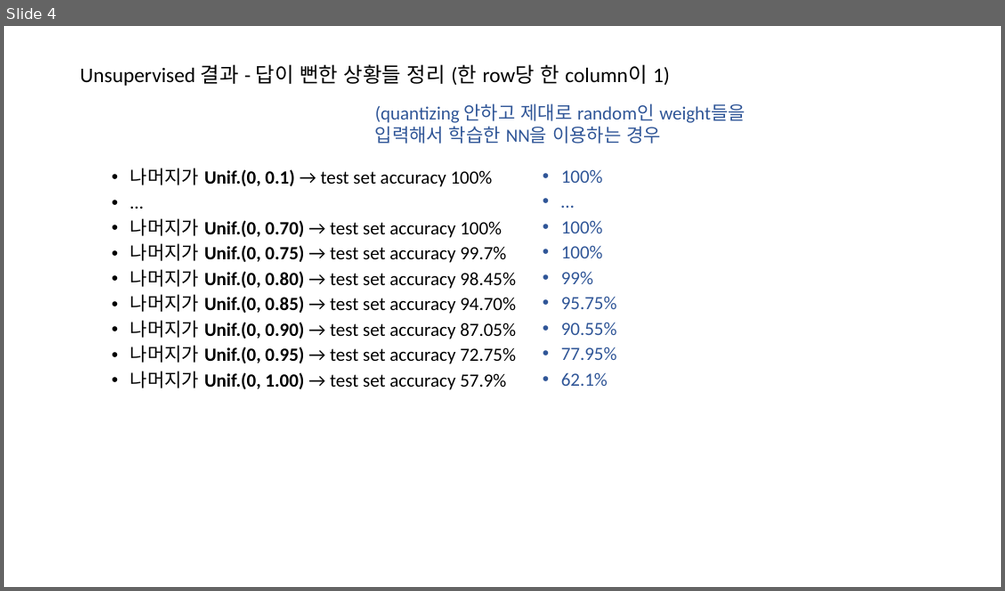
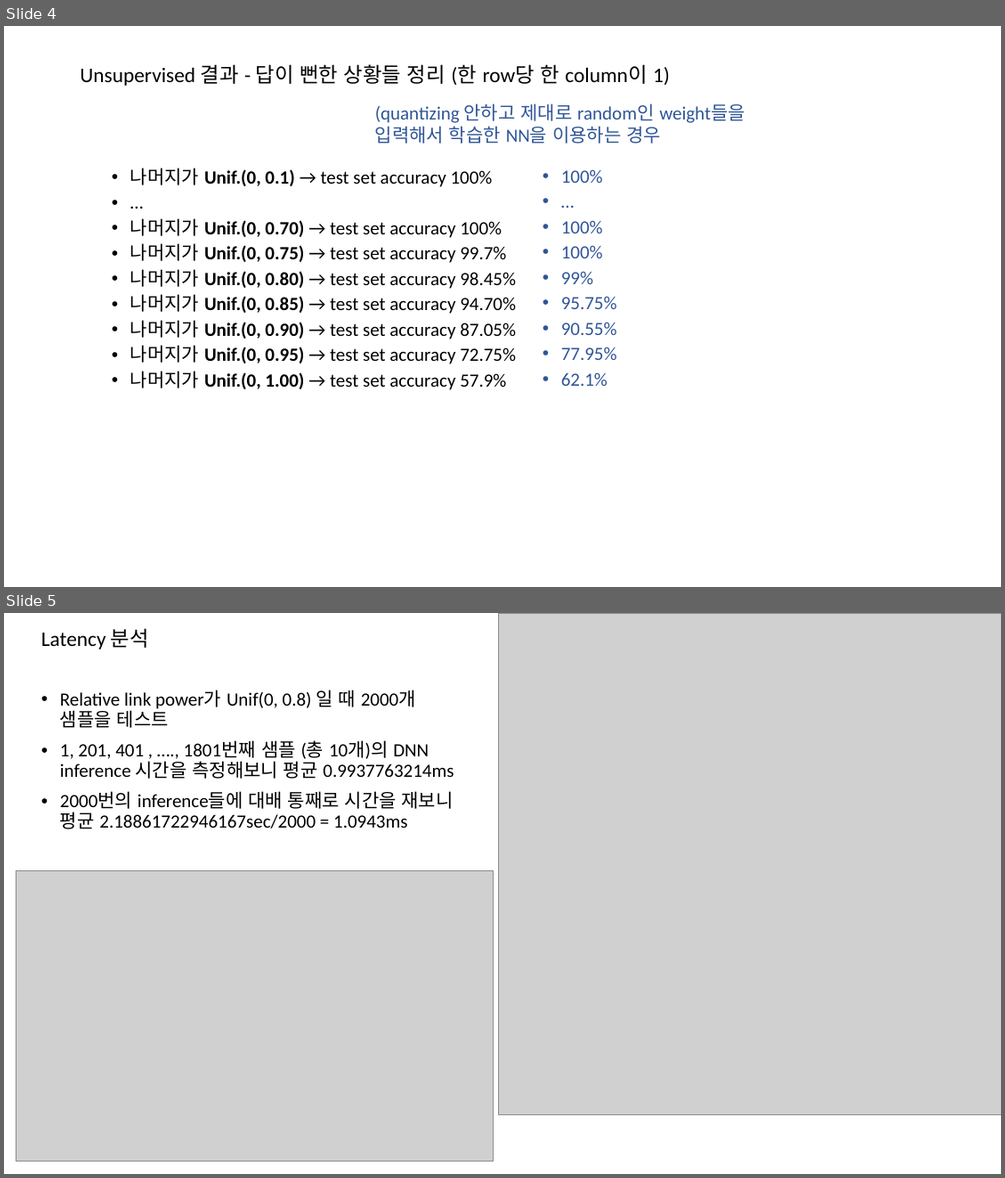
Before and after one commit to ihatesummer/bipartite_maxsum, a slide deck: memo.pptx. Shown one above the other, each under a label of ours: slide 4 before the commit, slides 4 and 5 after it. The pictures are 1005x591 and 1005x1178 pixels, drawn with LibreOffice and Linux fonts; fonts in the diff are those of the drawing; grey boxes stand for pictures. Boxes give left, top, right and bottom in pixels: in the first picture for what was removed or moved away, otherwise in the second. Text is boxed around its words. In the diff, an @@ line names an element or a change of style, - is before the commit and + after.

```diff
--- a/memo.pptx
+++ b/memo.pptx
@@ slide 5 added at bbox=[4, 613, 1001, 1174], background #FFFFFF @@
@@ title added at bbox=[41, 628, 149, 649], 20 pt, text #000000 @@
+Latency 분석
@@ picture added at bbox=[498, 614, 1001, 1115] @@
@@ text added at bbox=[60, 690, 453, 829], 18 pt, text #000000 @@
+• Relative link power가 Unif(0, 0.8) 일 때 2000개 샘플을 테스트
+• 1, 201, 401 , …., 1801번째 샘플 (총 10개)의 DNN inference 시간을 측정해보니 평균 0.9937763214ms
+• 2000번의 inference들에 대배 통째로 시간을 재보니 평균 2.18861722946167sec/2000 = 1.0943ms
@@ picture added at bbox=[16, 870, 493, 1160] @@
```
Also in this commit, not shown: 8 other files.
